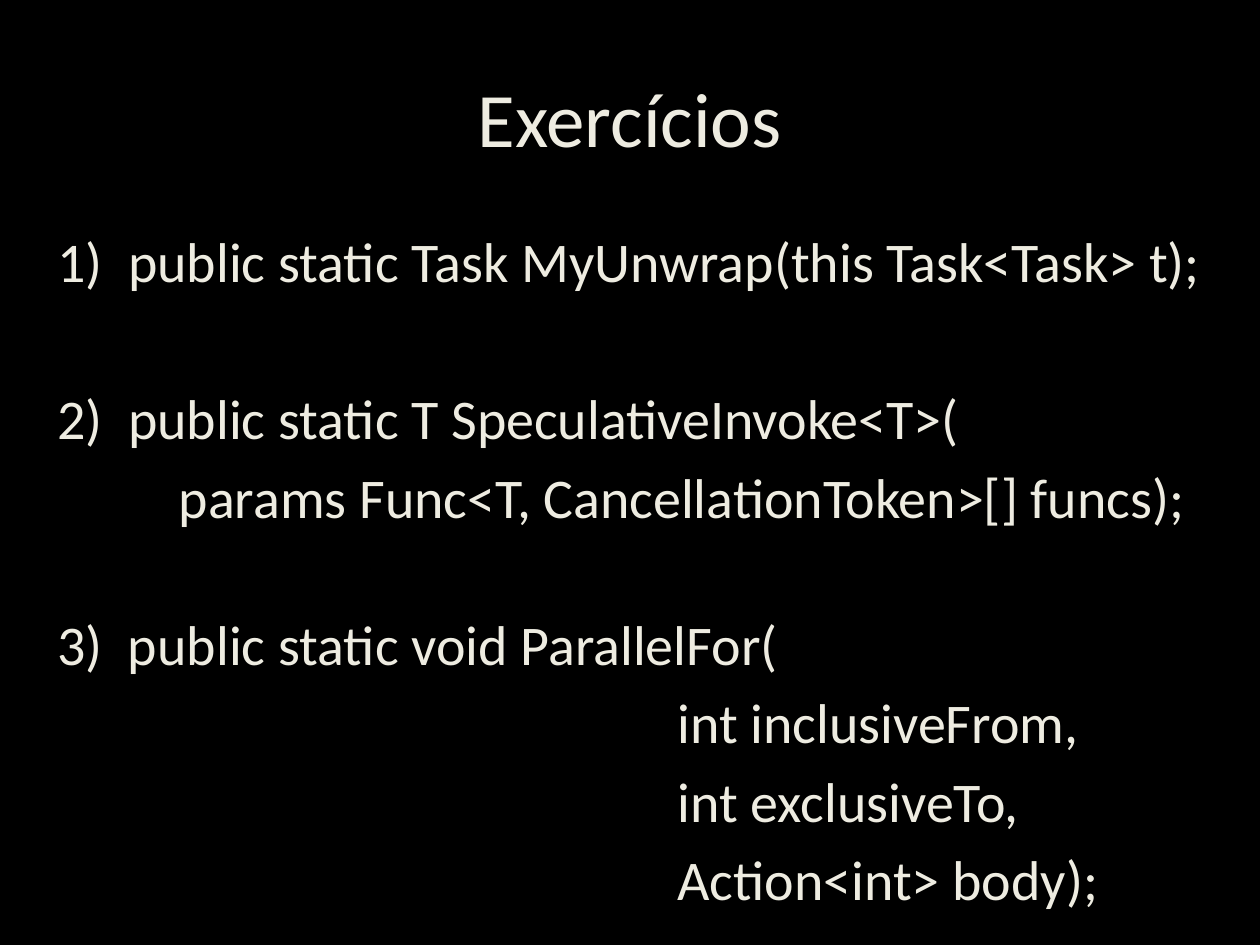
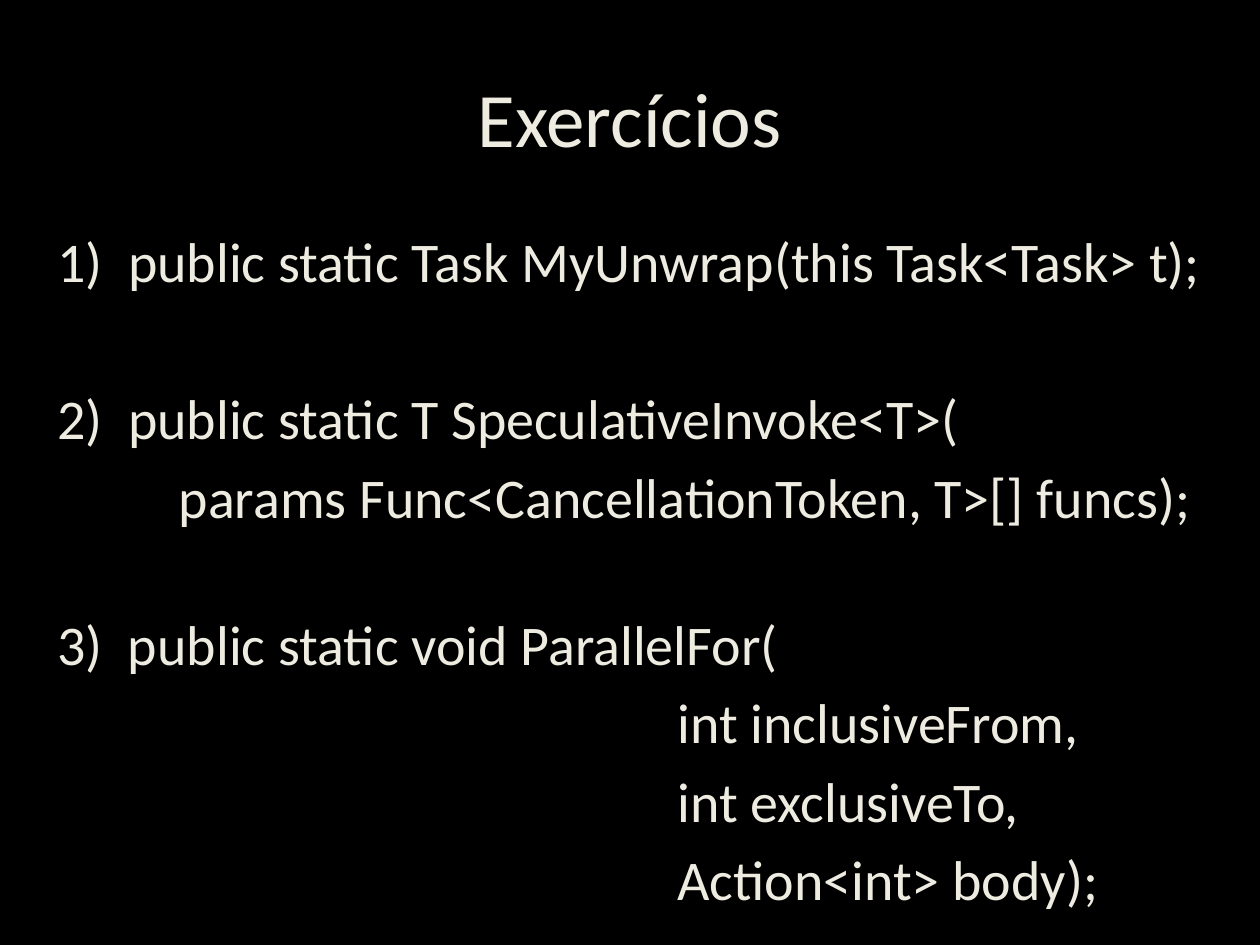
Before and after one commit to CCISEL/preprompt-parallel, a slide deck: slide 14 of Slides.pptx. Drawn at 1260x945 pixels with LibreOffice and Linux fonts; fonts in the diff are those of the drawing. Boxes give left, top, right and bottom in pixels: in the first picture for what was removed or moved away, otherwise in the second. Text is boxed around its words. In the diff, an @@ line names an element or a change of style, - is before the commit and + after.

```diff
--- a/Slides.pptx
+++ b/Slides.pptx
@@ text at <box>179,477,1190,527</box>: text changed @@
-  params Func<T, CancellationToken>[] funcs);
+  params Func<CancellationToken, T>[] funcs);
```
Also in this commit, not shown: 2 other slides changed.
